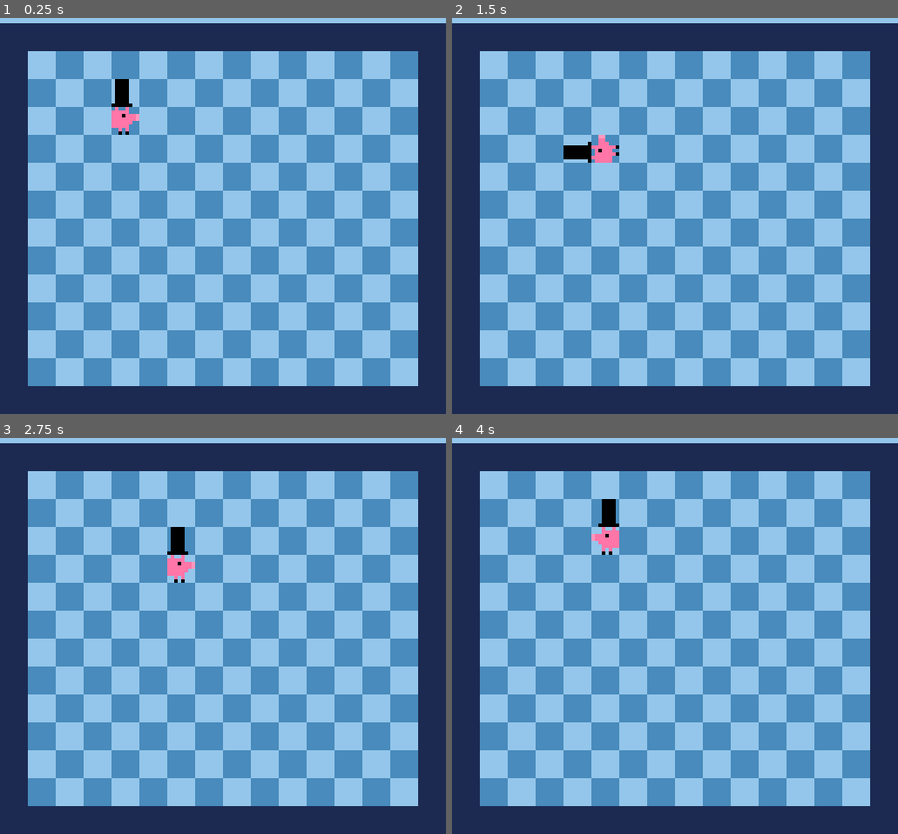
Above: before the commit, frames 1-4 (two rows, left to right).
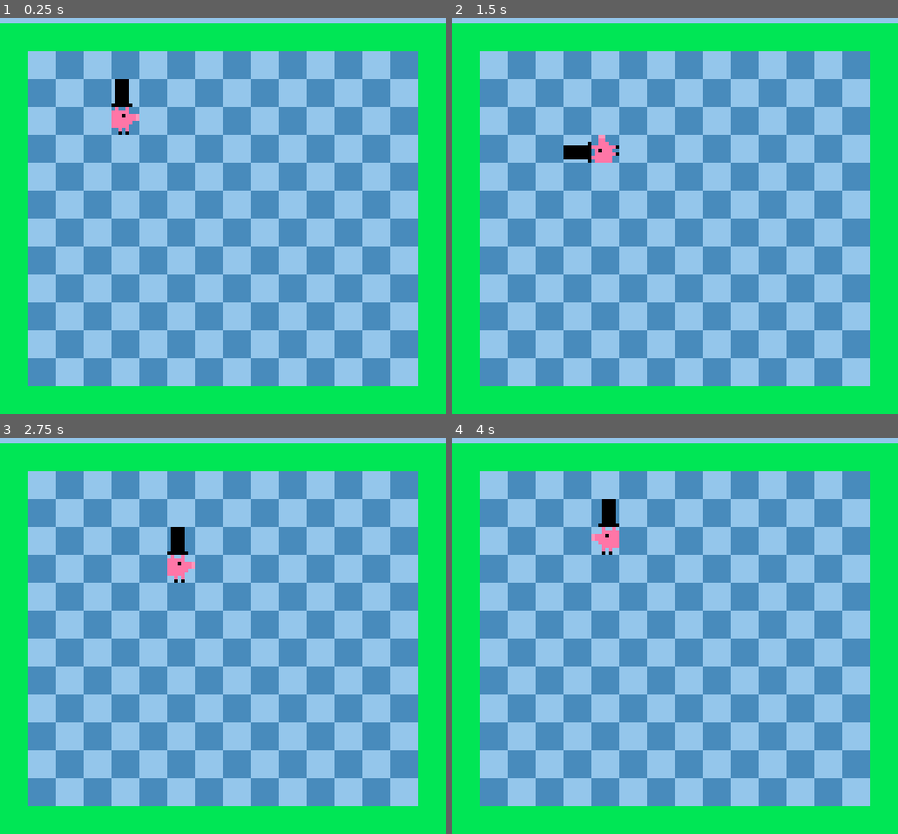
Above: after the commit, the same moments.

Repository: ardydo/pizzajam
Game: Godot game, scene res://scenes/splash.tscn
Two runs of this game, one before a commit and one after it. Both use one fixed random seed, a clock stepped at 60 frames per second and the inputs below.
Inputs:
- Up to frame 1 (0.25 s): no input
- Up to frame 2 (1.5 s): tap Enter at 0.5 s; hold Right (ui_right) 0.53-1.28 s; tap Space at 1.25 s; hold Down (ui_down) from 1.28 s (still down)
- Up to frame 3 (2.75 s): tap Enter at 2 s; release Down (ui_down) at 2.03 s; hold Right (ui_right) from 2.03 s (still down)
- Up to frame 4 (4 s): tap Space at 2.75 s; release Right (ui_right) at 2.78 s; hold Up (ui_up) 2.78-3.53 s; tap Enter at 3.5 s; hold Left (ui_left) from 3.53 s (still down)

The runs differ from the first frame. In frame 1, 25% of the frame differs, in the area x 0-100%, y 1-100%; in frame 2, 25%; in frame 3, 25%; in frame 4, 25%.

Commit message:
game update

Diff:
--- a/scenes/game.tscn
+++ b/scenes/game.tscn
@@ -3,9 +3,9 @@
 [ext_resource path="res://scripts/game.gd" type="Script" id=1]
 [ext_resource path="res://assets/bg.png" type="Texture" id=2]
 [ext_resource path="res://objects/player.tscn" type="PackedScene" id=3]
-[ext_resource path="res://objects/stop bar.tscn" type="PackedScene" id=4]
+[ext_resource path="res://resources/tileset.tres" type="TileSet" id=4]
 
-[node name="game" type="Control" index="0"]
+[node name="game" type="Control"]
 
 anchor_left = 0.0
 anchor_top = 0.0
@@ -30,8 +30,26 @@
 [node name="player" parent="." index="1" instance=ExtResource( 3 )]
 
 position = Vector2( 36, 44 )
-_sections_unfolded = [ "Transform" ]
+z_index = 3
+_sections_unfolded = [ "Transform", "Z Index" ]
 
-[node name="Area2D" parent="." index="2" instance=ExtResource( 4 )]
+[node name="TileMap" type="TileMap" parent="." index="2"]
 
-position = Vector2( 64, 20 )
+mode = 0
+tile_set = ExtResource( 4 )
+cell_size = Vector2( 8, 8 )
+cell_quadrant_size = 16
+cell_custom_transform = Transform2D( 1, 0, 0, 1, 0, 0 )
+cell_half_offset = 2
+cell_tile_origin = 0
+cell_y_sort = false
+cell_clip_uv = false
+collision_use_kinematic = false
+collision_friction = 1.0
+collision_bounce = 0.0
+collision_layer = 1
+collision_mask = 1
+occluder_light_mask = 1
+format = 1
+tile_data = PoolIntArray( 131072, 0, 0, 131073, 0, 0, 131074, 0, 0, 131075, 0, 0, 131076, 0, 0, 131077, 0, 0, 131078, 0, 0, 131079, 0, 0, 131080, 0, 0, 131081, 0, 0, 131082, 0, 0, 131083, 0, 0, 131084, 0, 0, 131085, 0, 0, 131086, 0, 0, 131087, 0, 0, 196608, 0, 0, 196623, 0, 0, 262144, 0, 0, 262159, 0, 0, 327680, 0, 0, 327695, 0, 0, 393216, 0, 0, 393231, 0, 0, 458752, 0, 0, 458767, 0, 0, 524288, 0, 0, 524303, 0, 0, 589824, 0, 0, 589839, 0, 0, 655360, 0, 0, 655375, 0, 0, 720896, 0, 0, 720911, 0, 0, 786432, 0, 0, 786447, 0, 0, 851968, 0, 0, 851983, 0, 0, 917504, 0, 0, 917519, 0, 0, 983040, 0, 0, 983041, 0, 0, 983042, 0, 0, 983043, 0, 0, 983044, 0, 0, 983045, 0, 0, 983046, 0, 0, 983047, 0, 0, 983048, 0, 0, 983049, 0, 0, 983050, 0, 0, 983051, 0, 0, 983052, 0, 0, 983053, 0, 0, 983054, 0, 0, 983055, 0, 0 )
+_sections_unfolded = [ "Cell" ]
